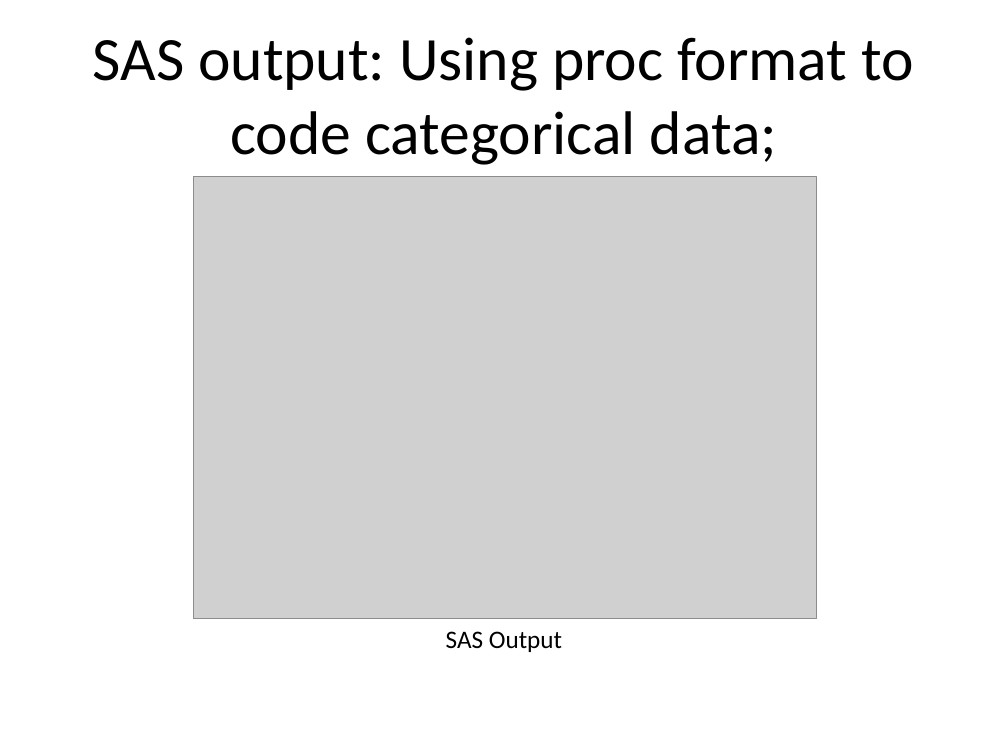
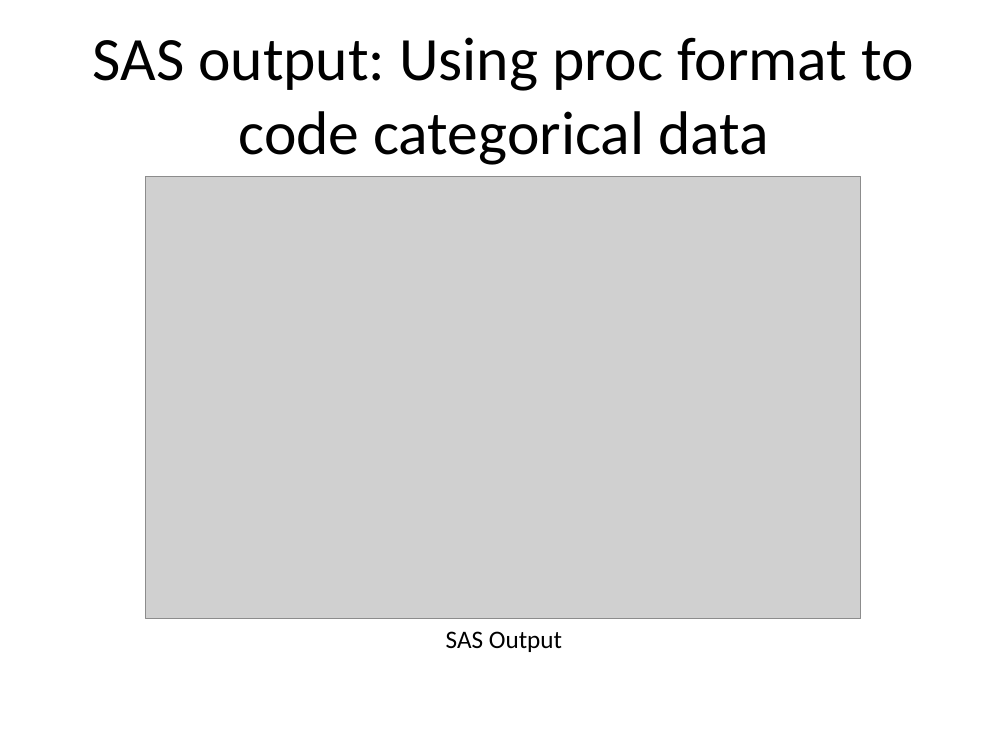
Before and after one commit to pmean/introduction-to-SAS, a slide deck: slide 16 of results/m04-slides-and-speaker-notes.pptx (slide 14 before the commit). Drawn at 1008x756 pixels with LibreOffice and Linux fonts; fonts in the diff are those of the drawing; grey boxes stand for pictures. Boxes give left, top, right and bottom in pixels: in the first picture for what was removed or moved away, otherwise in the second. Text is boxed around its words. In the diff, an @@ line names an element or a change of style, - is before the commit and + after.

```diff
--- a/results/m04-slides-and-speaker-notes.pptx
+++ b/results/m04-slides-and-speaker-notes.pptx
@@ title at [93, 37, 913, 165]: text changed @@
-SAS output: Using proc format to code categorical data;
+SAS output: Using proc format to code categorical data
@@ picture: place and size @@
-picture at [194, 176, 816, 619]
+picture at [145, 176, 861, 619]
```
Also in this commit, not shown: 32 other slides changed, 14 slides added, 2 slides removed, 27 other files.
